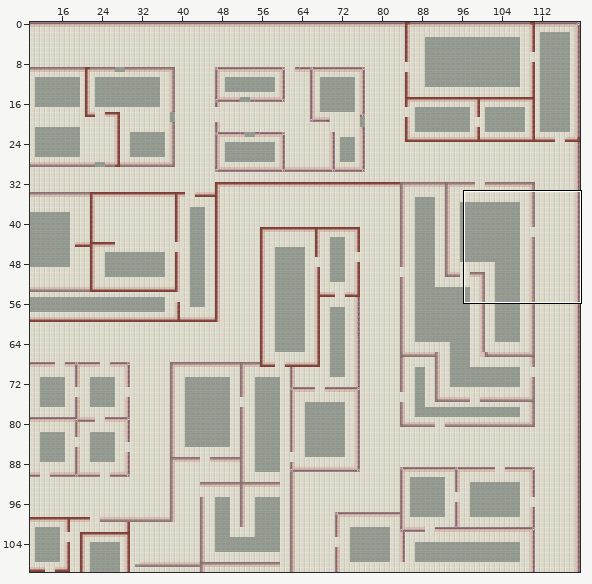
Tiled map: data/map/area02.tmx. The picture above shows the old version from afar; the outline marks the close-up.
Close-up. Before:
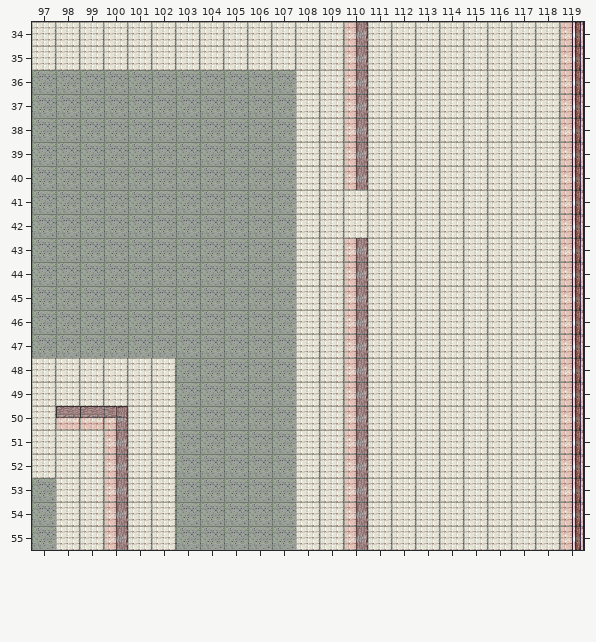
Cells are 32x32 px. Shown: x 97..119, y 34..55. The commit also changed other parts of the map, which this record leaves out. Tiles whose own drawing changed are shown in their newer look in all pictures.
New version:
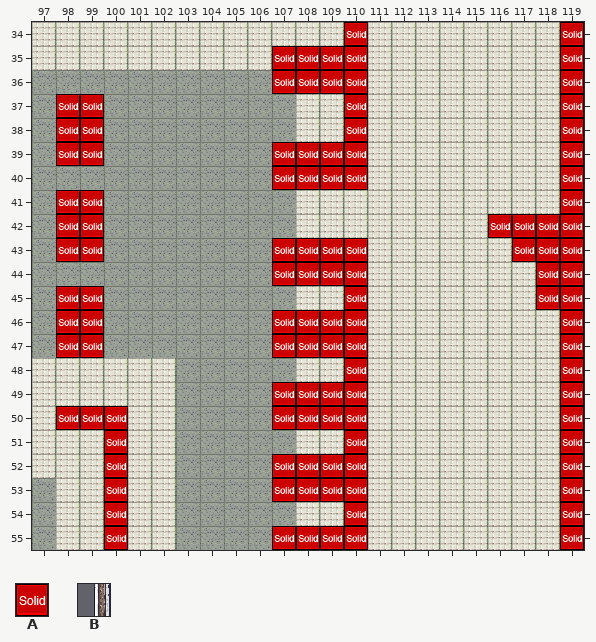
Key: from "metatiles32x32": A 0 "solid"; from "textures": B 78.
_ is an empty cell.
The exact change:
layer "collision" opacity 14% -> 100%
Layer "wall":
Tile B gives way to one hidden under a higher layer in rows 34 to 55 at x 119.
Layer "collision":
The edit adds tile A in rows 35 to 36 at x 107 to 109; in rows 37 to 38 at x 98 to 99; in row 39 at x 98 to 99 and 107 to 109; in row 40 at x 107 to 109; in row 41 at x 98 to 99; in row 42 at x 98 to 99 and 116 to 118.
The edit adds tile A in row 43 at x 98 to 99, 107 to 109 and 117 to 118; in row 44 at x 107 to 109 and 118; in row 45 at x 98 to 99 and 118; in rows 46 to 47 at x 98 to 99 and 107 to 109; in rows 49 to 50 at x 107 to 109; in rows 52 to 53 at x 107 to 109.
The edit adds tile A in row 55 at x 107 to 109.
